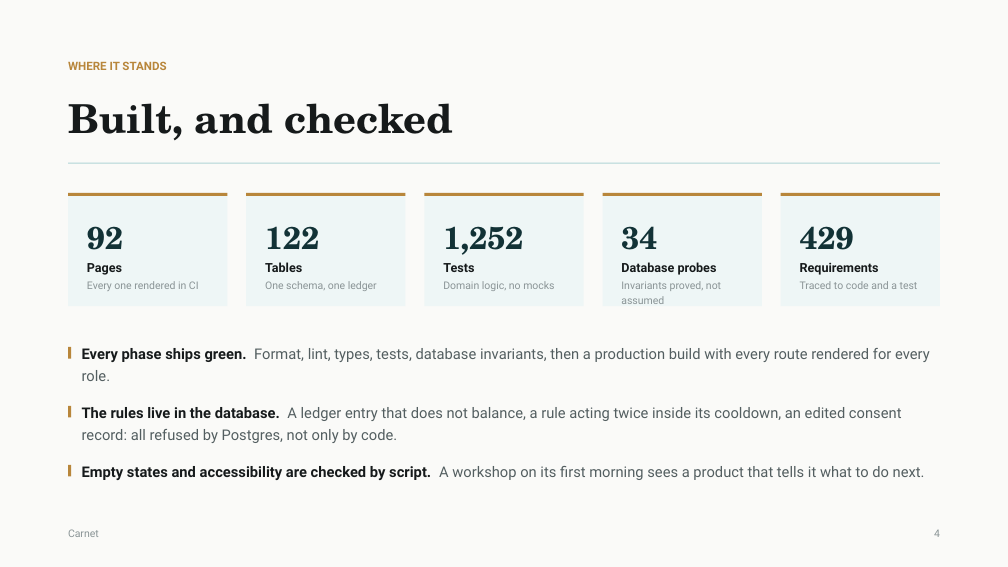
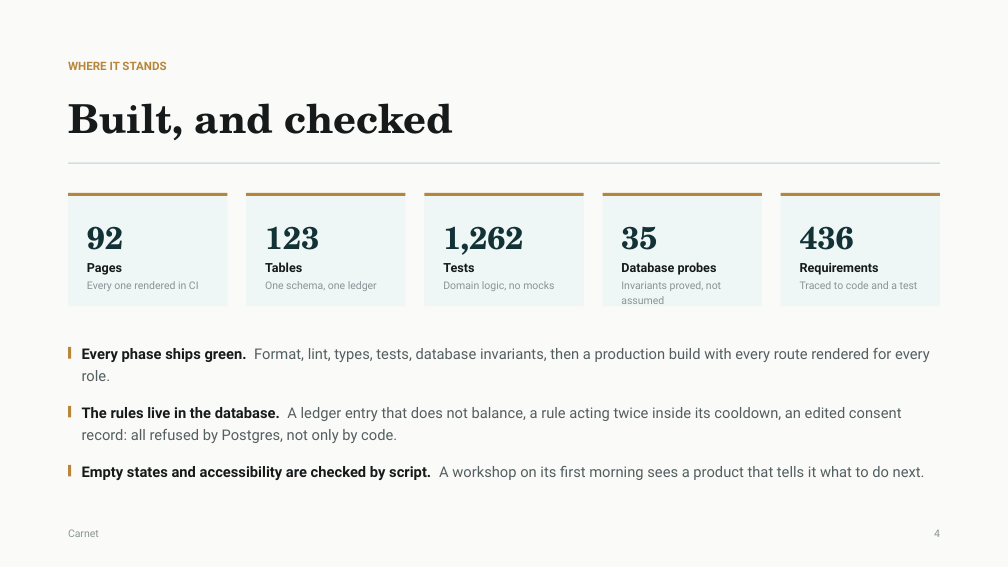
Before and after one commit to Amrwar/vehicle-memory, a slide deck: slide 5 of docs/Carnet-Presentation.pptx. Drawn at 1008x567 pixels with LibreOffice and Linux fonts; fonts in the diff are those of the drawing. Boxes give left, top, right and bottom in pixels: in the first picture for what was removed or moved away, otherwise in the second. Text is boxed around its words. In the diff, an @@ line names an element or a change of style, - is before the commit and + after.

```diff
--- a/docs/Carnet-Presentation.pptx
+++ b/docs/Carnet-Presentation.pptx
@@ text at (x1=265, y1=226, x2=319, y2=250): text changed @@
-122
+123
@@ text at (x1=443, y1=226, x2=523, y2=255): text changed @@
-1,252
+1,262
@@ text at (x1=621, y1=226, x2=657, y2=250): text changed @@
-34
+35
@@ text at (x1=800, y1=226, x2=854, y2=250): text changed @@
-429
+436
```
Also in this commit, not shown: 1 other slide changed, 7 other files.
